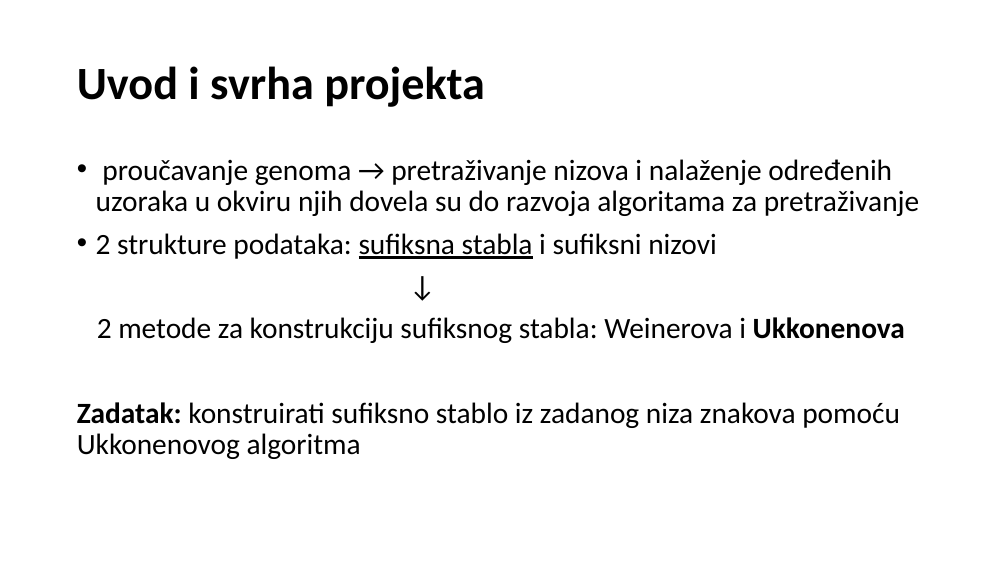
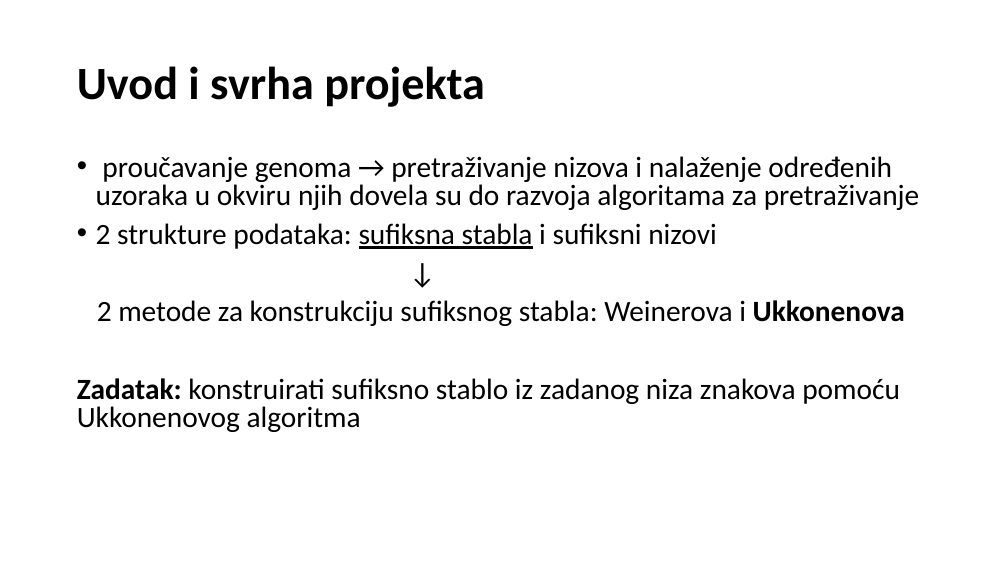
Before and after one commit to saiyadjin/Bioinformatika, a slide deck: slide 2 of IMPLEMENTACIJA UKKONENOVOG ALGORITMA.pptx. Drawn at 1008x567 pixels with LibreOffice and Linux fonts; fonts in the diff are those of the drawing. Boxes give left, top, right and bottom in pixels: in the first picture for what was removed or moved away, otherwise in the second. Text is boxed around its words. In the diff, an @@ line names an element or a change of style, - is before the commit and + after.

```diff
--- a/IMPLEMENTACIJA UKKONENOVOG ALGORITMA.pptx
+++ b/IMPLEMENTACIJA UKKONENOVOG ALGORITMA.pptx
@@ text "proučavanje genoma → pretraživanje nizova ..." at (x1=77, y1=156, x2=920, y2=432): line spacing 0.9 to 0.8 @@
```
Also in this commit, not shown: 2 other slides changed, 2 other files.
